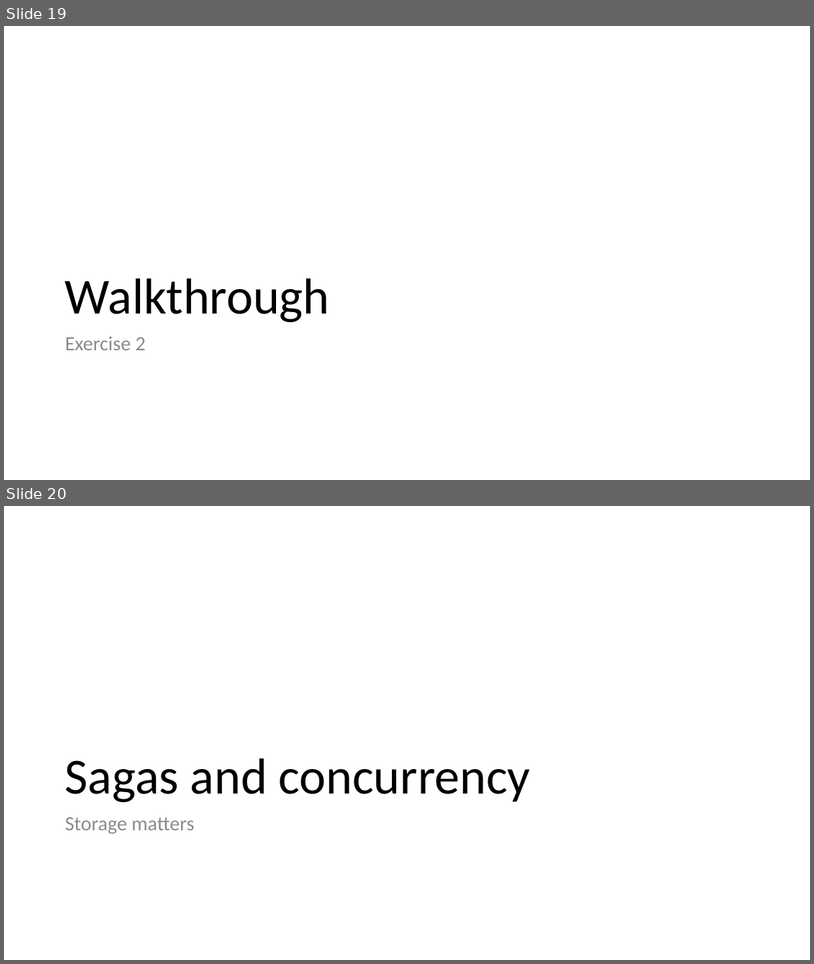
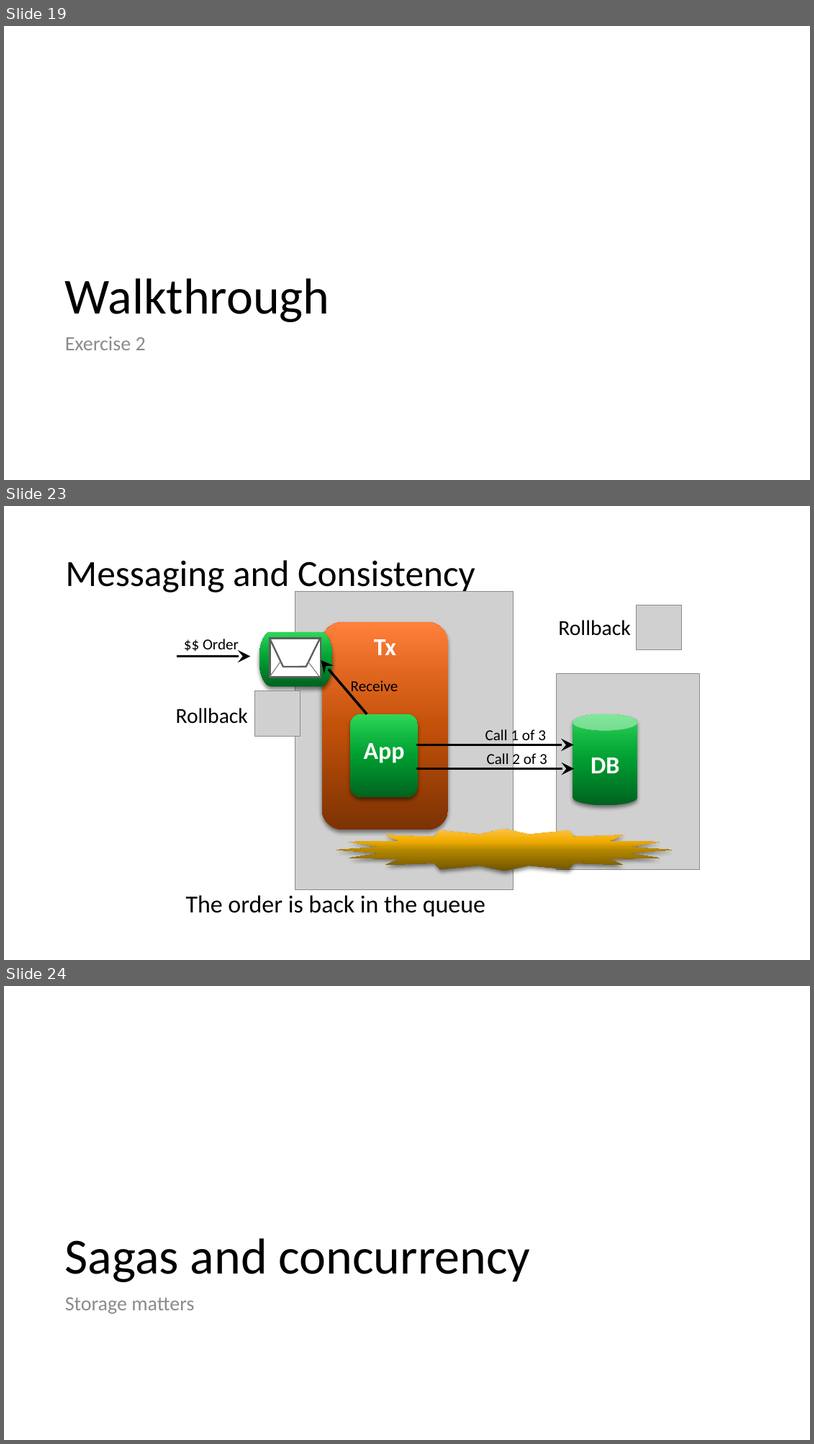
Before and after one commit to Particular/SagaMasterClass, a slide deck: SagaMasterClass.pptx. Shown one above the other, each under a label of ours: slides 19 and 20 before the commit, slides 19, 23 and 24 after it; the slides between them are not shown. The pictures are 814x964 and 814x1444 pixels, drawn with LibreOffice and Linux fonts; fonts in the diff are those of the drawing; grey boxes stand for pictures. Boxes give left, top, right and bottom in pixels: in the first picture for what was removed or moved away, otherwise in the second. Text is boxed around its words. In the diff, an @@ line names an element or a change of style, - is before the commit and + after.

```diff
--- a/SagaMasterClass.pptx
+++ b/SagaMasterClass.pptx
@@ slide 23 added at box(4, 506, 810, 960), background #FFFFFF @@
@@ title added at box(65, 560, 476, 595), 44 pt, text #000000 @@
+Messaging and Consistency
@@ picture added at box(296, 591, 514, 890) @@
@@ picture added at box(637, 605, 682, 650) @@
@@ flow chart magnetic drum added at box(260, 632, 332, 687), fill gradient #00631F to #00A031 to #10B43F to #2FD758, 29 pt, text #FFFFFF, bold @@
+Q
@@ rounded rectangle added at box(322, 622, 449, 830), fill gradient #7D3203 to #C4520B to #DB631C to #FF803C, 29 pt, text #FFFFFF, bold @@
+Tx
@@ text added at box(558, 620, 630, 636), 25.4 pt, text #000000 @@
+Rollback
@@ arrow added from (177, 656) to (250, 656), #000000 3 pt @@
@@ text added at box(203, 638, 239, 651), 18.1 pt, text #000000 @@
+$$ Order
@@ group added at box(270, 638, 321, 677): 5 lines, 1 rectangle @@
@@ arrow added from (367, 714) to (321, 660), #000000 3 pt @@
@@ picture added at box(556, 674, 700, 870) @@
@@ picture added at box(255, 690, 301, 736) @@
@@ text added at box(351, 680, 399, 695), 18.1 pt, text #000000 @@
+Receive
@@ text added at box(176, 708, 248, 723), 25.4 pt, text #000000 @@
+Rollback
@@ rounded rectangle added at box(350, 714, 419, 798), fill gradient #00631F to #00A031 to #10B43F to #2FD758, 29 pt, text #FFFFFF, bold @@
+App
@@ cylinder added at box(574, 714, 638, 806), fill gradient #00631F to #00A031 to #10B43F to #2FD758, 29 pt, text #FFFFFF, bold @@
+DB
@@ text added at box(486, 727, 546, 744), 18.1 pt, text #000000 @@
+Call 1 of 3
@@ arrow added from (417, 745) to (574, 745), #000000 3 pt @@
@@ text added at box(487, 751, 548, 768), 18.1 pt, text #000000 @@
+Call 2 of 3
@@ arrow added from (417, 769) to (574, 769), #000000 3 pt @@
@@ star added at box(337, 829, 672, 871), fill gradient #705400 to #B48800 to #F0AC00 to #FFC342 @@
@@ text added at box(186, 895, 486, 916), 29 pt, text #000000 @@
+The order is back in the queue
@@ what was slide 20 is now slide 24 @@
```
Also in this commit, not shown: 7 slides changed, 9 other slides added.
